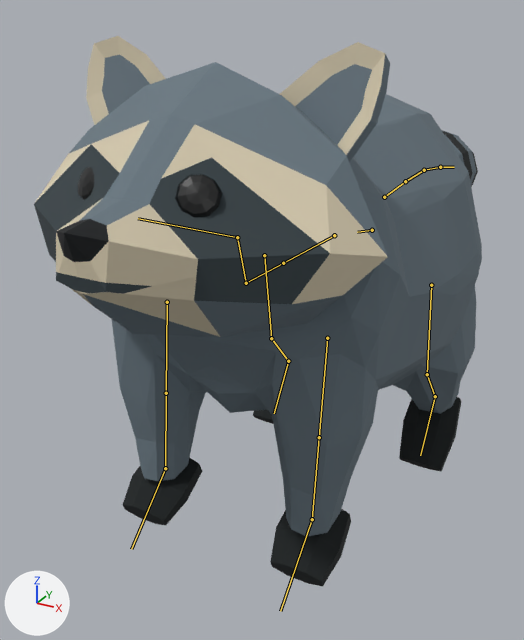
What one commit did to the glTF model assets/characters/raccoon_v2.glb.
Before and after are seen from a camera (50 mm lens) standing at (0.548, -1.103, 0.895) and looking at (-0.146, 0.158, 0.264). The lights are fixed; the arrows at lower left show +X, +Y and +Z. The first picture is the older version. Both versions are drawn at frame 0 of the action 'jump'; the numbers are the values there. The bones that change, and the others that lie on the model, are drawn over the model as lines.

The first picture shows 'Raccoon'.
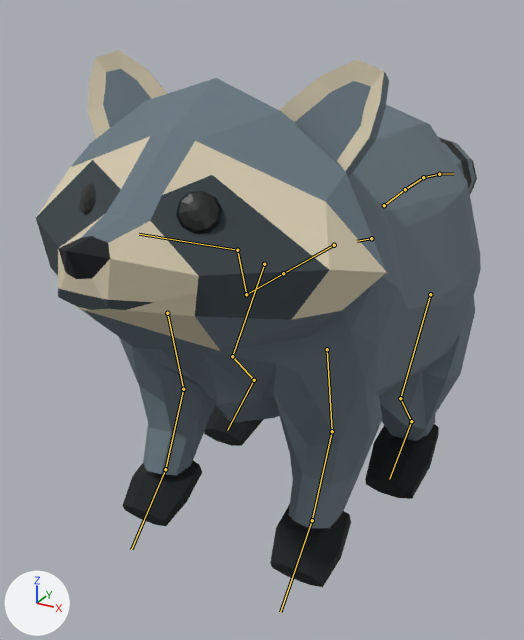
Pixel boxes (x1, y1, x2, y2) of what changed, in the pictures (524 x 640 px):
'Raccoon', posed: before (34, 36, 482, 586); after (36, 50, 481, 587)
bone 'pelvis', root to tip: before (372, 230) to (357, 232); after (371, 238) to (357, 241)
bone 'upperarm.L', root to tip: before (327, 338) to (319, 437); after (327, 349) to (332, 431)
bone 'forearm.L', root to tip: before (319, 437) to (312, 519); after (332, 431) to (312, 520)
bone 'hand.L', root to tip: before (312, 519) to (280, 611); after (312, 520) to (280, 612)
bone 'upperarm.R', root to tip: before (167, 302) to (166, 393); after (167, 313) to (183, 389)
bone 'forearm.R', root to tip: before (166, 393) to (165, 468); after (183, 389) to (165, 469)
bone 'hand.R', root to tip: before (165, 468) to (131, 549); after (165, 469) to (131, 549)
bone 'thigh.L', root to tip: before (431, 285) to (427, 374); after (430, 294) to (400, 398)
bone 'shin.L', root to tip: before (427, 374) to (435, 396); after (400, 398) to (411, 421)
bone 'foot.L', root to tip: before (435, 396) to (420, 455); after (411, 421) to (389, 479)
bone 'thigh.R', root to tip: before (264, 255) to (271, 338); after (264, 264) to (232, 356)
bone 'shin.R', root to tip: before (271, 338) to (288, 361); after (232, 356) to (254, 380)
bone 'foot.R', root to tip: before (288, 361) to (274, 413); after (254, 380) to (227, 430)

The edits, one by one:
Bone 'pelvis' (bone_pelvis) moves from (0.0, -0.012, 0.049) to (0.0, -0.013, 0.069).
Bone 'upperarm.L' (bone_upperarm_l) turns from (9, 0, 0) to (27, 0, 0) degrees about its own x, y and z.
Bone 'forearm.L' (bone_forearm_l) turns from (6, 0, 0) to (-33, 0, 0) degrees about its own x, y and z.
Bone 'hand.L' (bone_hand_l) turns from (20, 0, 0) to (40, 0, 0) degrees about its own x, y and z.
Bone 'upperarm.R' (bone_upperarm_r) turns from (9, 0, 0) to (27, 0, 0) degrees about its own x, y and z.
Bone 'forearm.R' (bone_forearm_r) turns from (6, 0, 0) to (-33, 0, 0) degrees about its own x, y and z.
Bone 'hand.R' (bone_hand_r) turns from (20, 0, 0) to (40, 0, 0) degrees about its own x, y and z.
Bone 'thigh.L' (bone_thigh_l) turns from (13, 0, 0) to (-37, 0, 0) degrees about its own x, y and z.
Bone 'shin.L' (bone_shin_l) turns from (13, 0, 0) to (63, 0, 0) degrees about its own x, y and z.
Bone 'foot.L' (bone_foot_l) turns from (26, 0, 0) to (0, 0, 0) degrees about its own x, y and z.
Bone 'thigh.R' (bone_thigh_r) turns from (13, 0, 0) to (-37, 0, 0) degrees about its own x, y and z.
Bone 'shin.R' (bone_shin_r) turns from (13, 0, 0) to (63, 0, 0) degrees about its own x, y and z.
Bone 'foot.R' (bone_foot_r) turns from (26, 0, 0) to (0, 0, 0) degrees about its own x, y and z.
